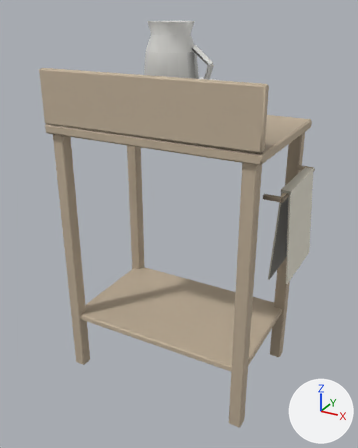
A saved change to the glTF model assets/models/props/washstand.glb.
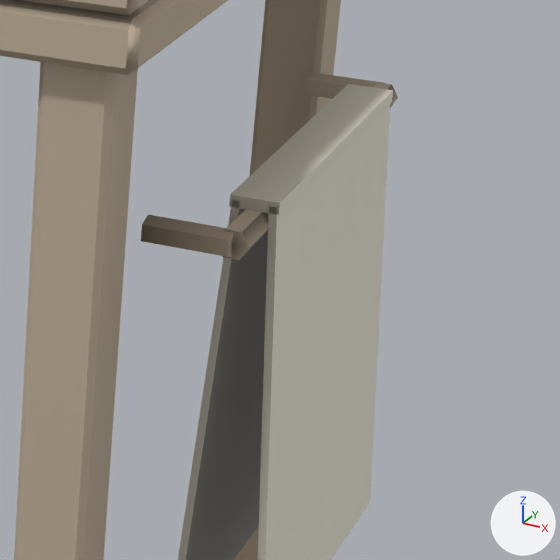
Each version is shown whole from a 50 mm camera at (0.635, -1.166, 1.063) aimed at (0.006, -0.023, 0.491), then close up on the part from 65% to 97% of the width and 34% to 59% of the height. Every picture has the same lights, and +X, +Y and +Z are marked at lower right. The first two pictures are the older version. Vertices at exactly the same position are counted once.

Names of what the first close-up shows: 'static'.
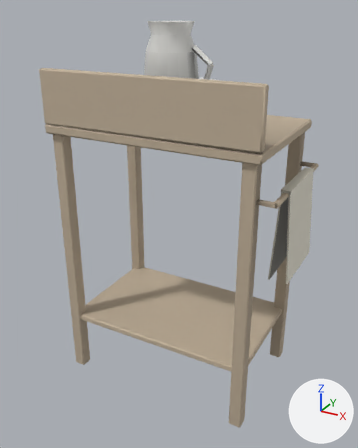
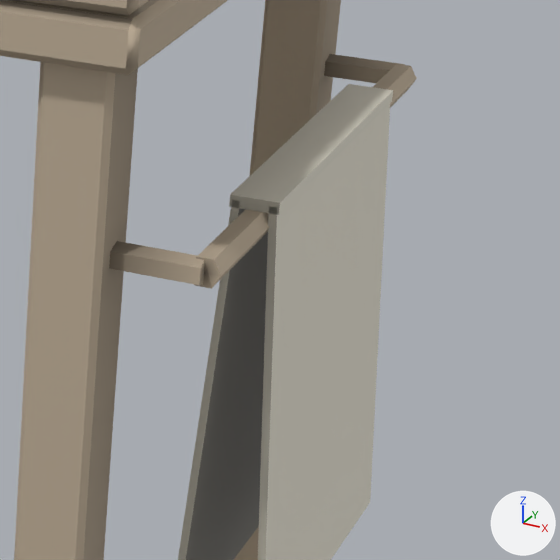
Location of each change, (x1, y1, x2, y2) in pixels of the close-ups (560 x 560 px; the box of a moved part takes in the faces that stretch with it):
'static', reshaped
    before: (0, 0, 398, 560)
    after: (0, 0, 417, 560)
part 1 of me_static, moved or reshaped
    before: (141, 214, 233, 257)
    after: (109, 241, 205, 285)
part 2 of me_static, moved or reshaped
    before: (304, 72, 383, 99)
    after: (324, 54, 405, 83)
part 3 of me_static, moved or reshaped
    before: (222, 229, 249, 260)
    after: (194, 257, 221, 289)
part 4 of me_static, moved or reshaped
    before: (226, 82, 398, 257)
    after: (197, 64, 417, 288)
part 5 of me_static, recoloured
    before: (83, 0, 398, 560)
    after: (83, 0, 417, 560)

The edits, one by one:
me_static has 434 vertices, 808 faces and spans x -0.301..0.355, y -0.201..0.201, z 0.0..1.028.
me_static is used by ob_static; location (0.0, 0.0, 0.0).
me_static part 1: all 6 vertices in x 0.288, y -0.136..-0.123, z 0.653..0.667 are moved by (-0.004, -0.04, 0.0).
me_static part 2: all 6 vertices in x 0.288, y 0.124..0.137, z 0.653..0.667 are moved by (-0.004, 0.04, 0.0).
me_static part 3: all 12 vertices in x 0.322..0.338, y -0.136..-0.123, z 0.653..0.667 are moved by (0.0, -0.04, 0.0).
me_static part 4: all 12 vertices in x 0.322..0.338, y 0.124..0.137, z 0.653..0.667 are moved by (0.0, 0.04, 0.0).
me_static part 5: 73 kept faces spanning x 0.255..0.355, y -0.195..0.198, z 0.003..0.775 get new vertex colours.
